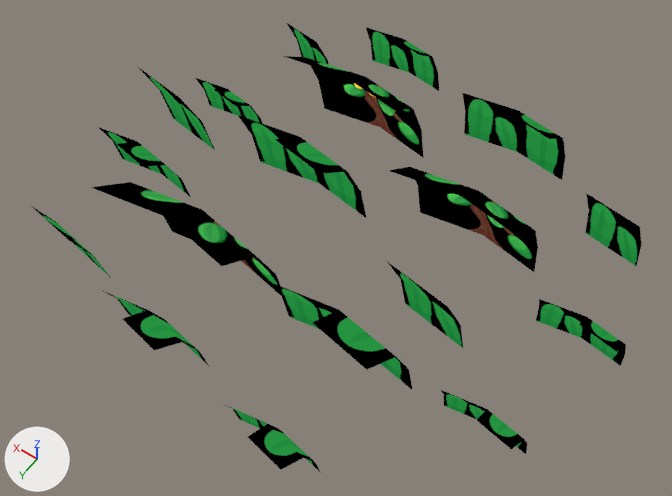
The glTF model models/level/spring/grass/grass_2.gltf as it was, and as the next commit left it.
Before and after are seen from a 50 mm lens placed at (-1.002, 1.481, 2.244), pointed at (-0.027, 0.117, 0.1). Arrows for +X, +Y and +Z are at lower left; the lights stay in place.

The first picture shows 'Grass2Mesh'.
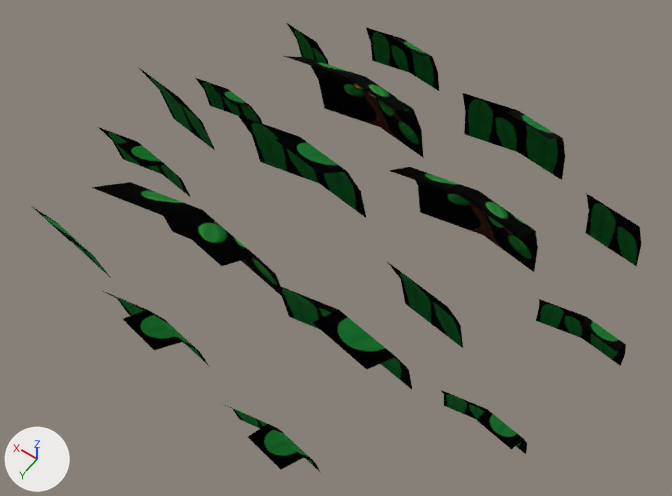
What changed in the scene script:
```text
Change mat_grass:
    remove # nodes: BsdfTransparent, Emission, LightPath, MixShader, OutputMaterial, TexImage
    nodes: BsdfPrincipled, OutputMaterial, TexImage
```

Location of each change, [x1, y1, x2, y2] in pixels of the pictures (672 x 496 px):
'Grass2Mesh', recoloured
    both: [41, 27, 640, 469]
